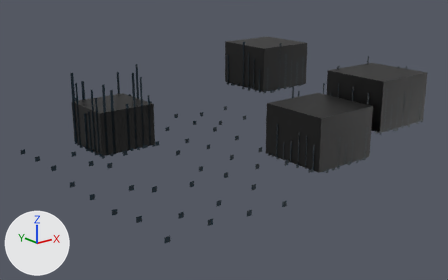
One commit to the glTF model netrun/assets/models/env/ceiling_c.glb: the scene before it, then after it.
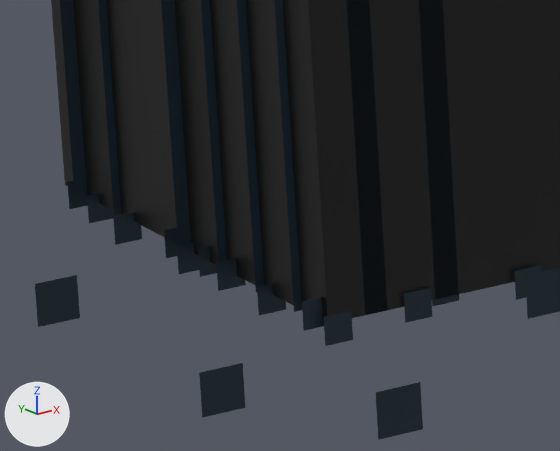
The first picture shows the older version from a 50 mm camera at (-2.3, -3.08, 1.36) aimed at (0.08, -0.1, 0.17). The close-ups show the older and then the newer version on the part from 15% to 28% of the width and 44% to 61% of the height of that picture. Only the edits that show in the close-ups are written down. The lights are fixed; the arrows at lower left show +X, +Y and +Z.

Names of what the first close-up shows: 'ceiling_streaks', 'dots', 'edges', 'tiles'.
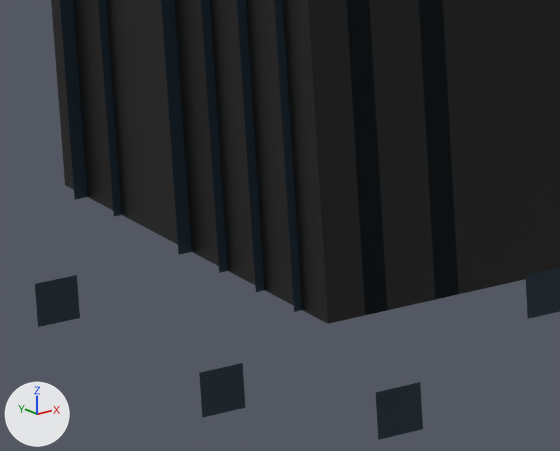
What the commit changed:
Object 'edges' (ob_edges) is deleted.

Changed parts and their boxes [x1, y1, x2, y2] in the close-ups (560 x 451 px):
'edges', deleted: before [67, 181, 541, 346]
